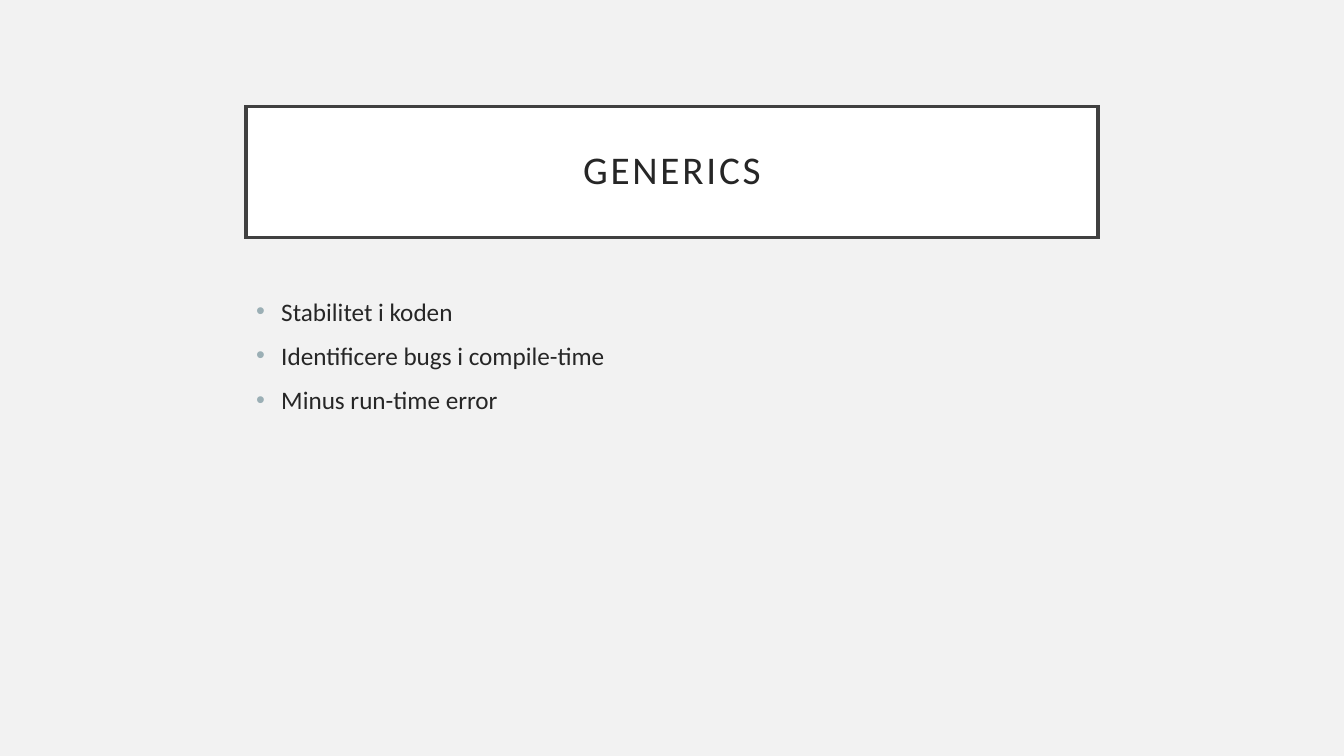
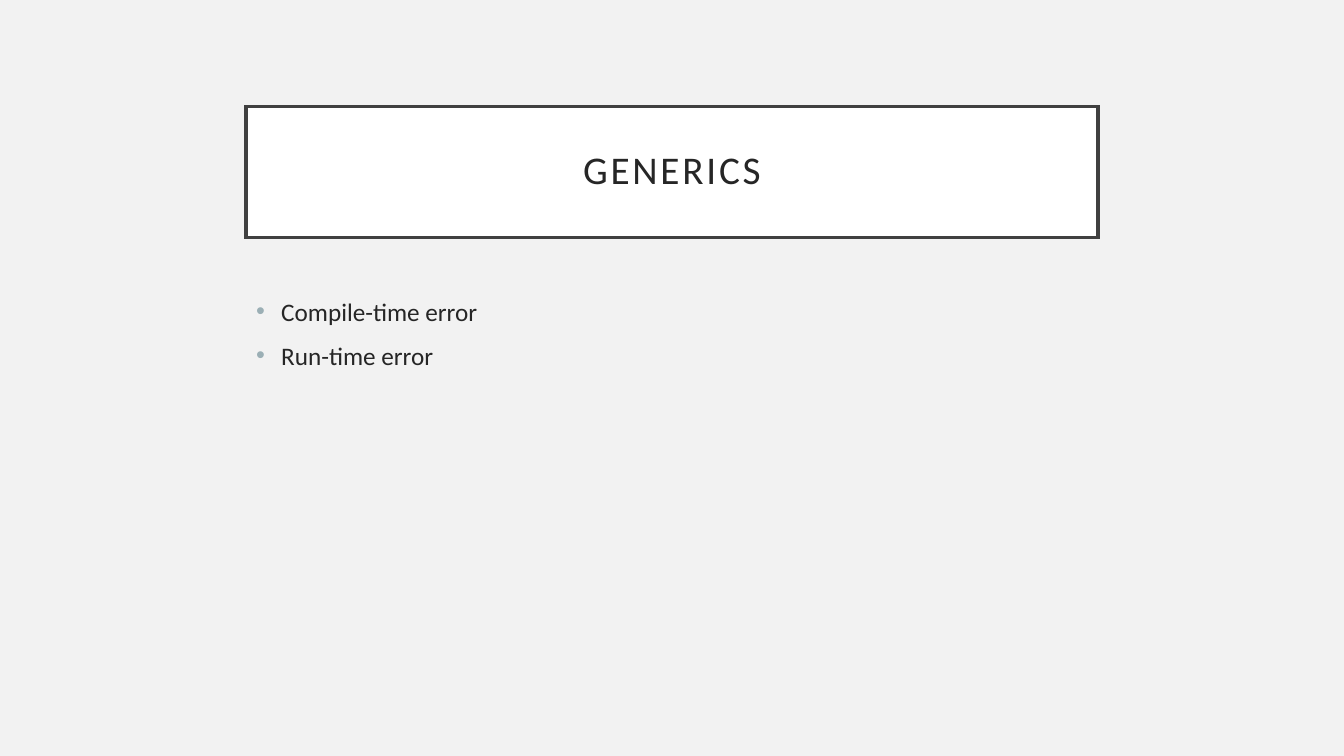
Before and after one commit to ortismal/3.-semester-SWC-TEK-slides, a slide deck: slide 2 of Interface&Generics.pptx. Drawn at 1344x756 pixels with LibreOffice and Linux fonts; fonts in the diff are those of the drawing. Boxes give left, top, right and bottom in pixels: in the first picture for what was removed or moved away, otherwise in the second. Text is boxed around its words. In the diff, an @@ line names an element or a change of style, - is before the commit and + after.

```diff
--- a/Interface&Generics.pptx
+++ b/Interface&Generics.pptx
@@ text at [281, 303, 477, 365]: text changed @@
-• Stabilitet i koden
-• Identificere bugs i compile-time
-• Minus run-time error
+• Compile-time error
+• Run-time error
```
Also in this commit, not shown: 4 other slides changed, 2 slides removed, 9 other files.
